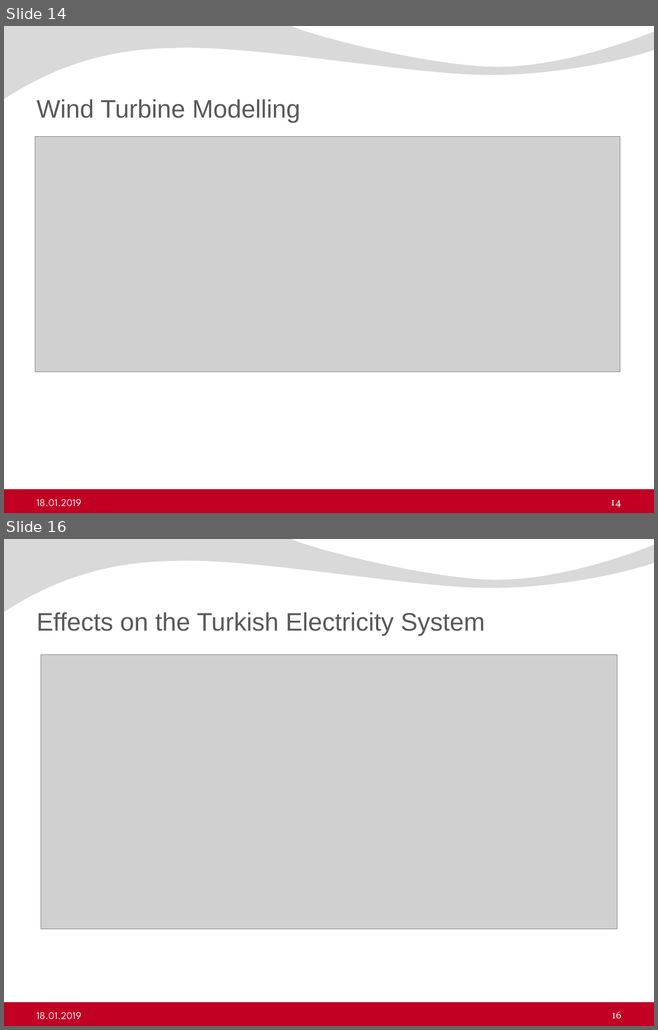
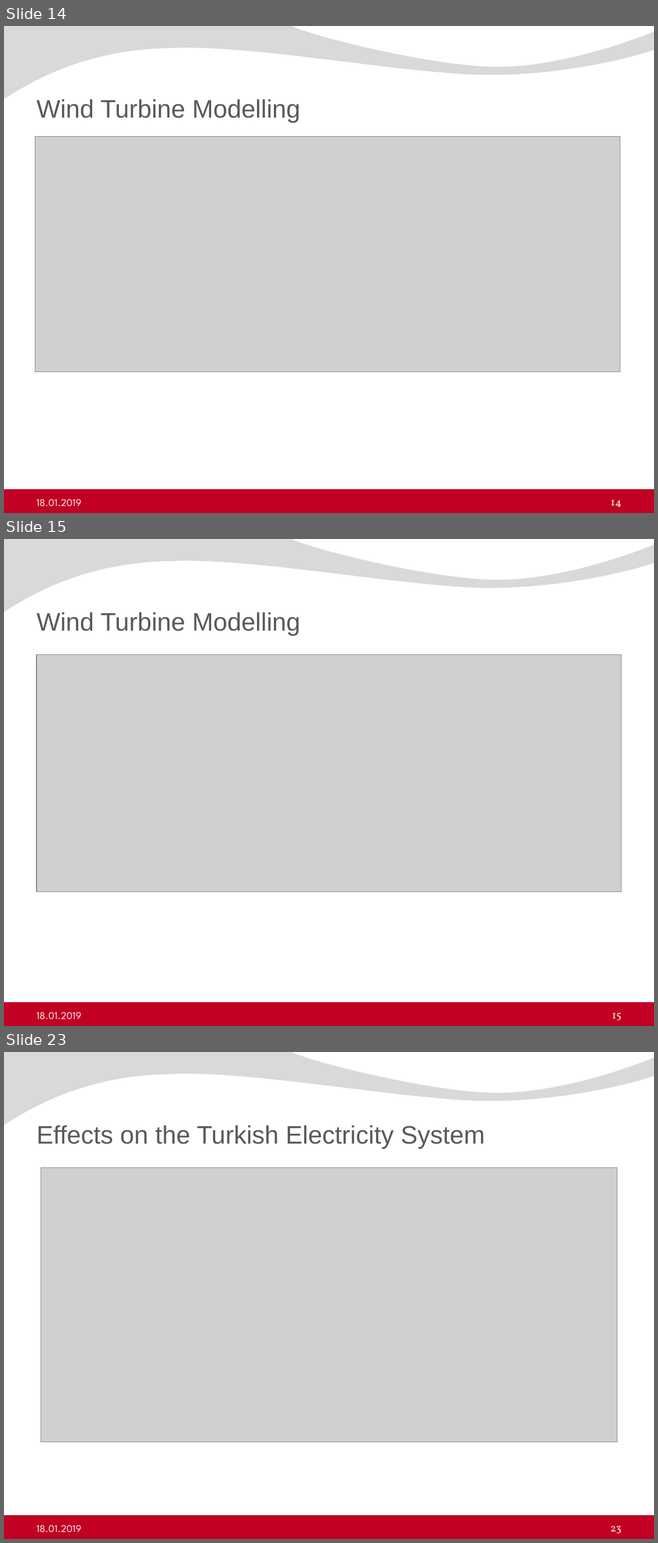
Before and after one commit to ErencanDuymaz/Research, a slide deck: Thesis/Thesis Defence/Erencan_Duymaz_thesis_defence.pptx. Shown one above the other, each under a label of ours: slides 14 and 16 before the commit, slides 14, 15 and 23 after it; the slides between them are not shown. The pictures are 658x1030 and 658x1543 pixels, drawn with LibreOffice and Linux fonts; fonts in the diff are those of the drawing; grey boxes stand for pictures; background and template pictures are left out. Boxes give left, top, right and bottom in pixels: in the first picture for what was removed or moved away, otherwise in the second. Text is boxed around its words. In the diff, an @@ line names an element or a change of style, - is before the commit and + after.

```diff
--- a/Thesis/Thesis Defence/Erencan_Duymaz_thesis_defence.pptx
+++ b/Thesis/Thesis Defence/Erencan_Duymaz_thesis_defence.pptx
@@ slide 15 added at <box>4,539,654,1026</box>, background #FFFFFF; not listed: 2 template elements that a slide beside it also shows @@
@@ title added at <box>36,612,300,636</box>, 28 pt, text #595959 @@
+Wind Turbine Modelling
@@ picture added at <box>36,654,621,892</box> @@
@@ text added at <box>36,1012,81,1019</box>, 11.5 pt, text #F2F2F2 @@
+18.01.2019
@@ page number added at <box>612,1013,621,1020</box>, 12 pt, text #F2F2F2 @@
+15
@@ what was slide 16 is now slide 23 @@
@@ page number at <box>610,1526,621,1533</box>: text changed @@
-16
+23
```
Also in this commit, not shown: 1 slide changed, 6 other slides added, 9 other files.
